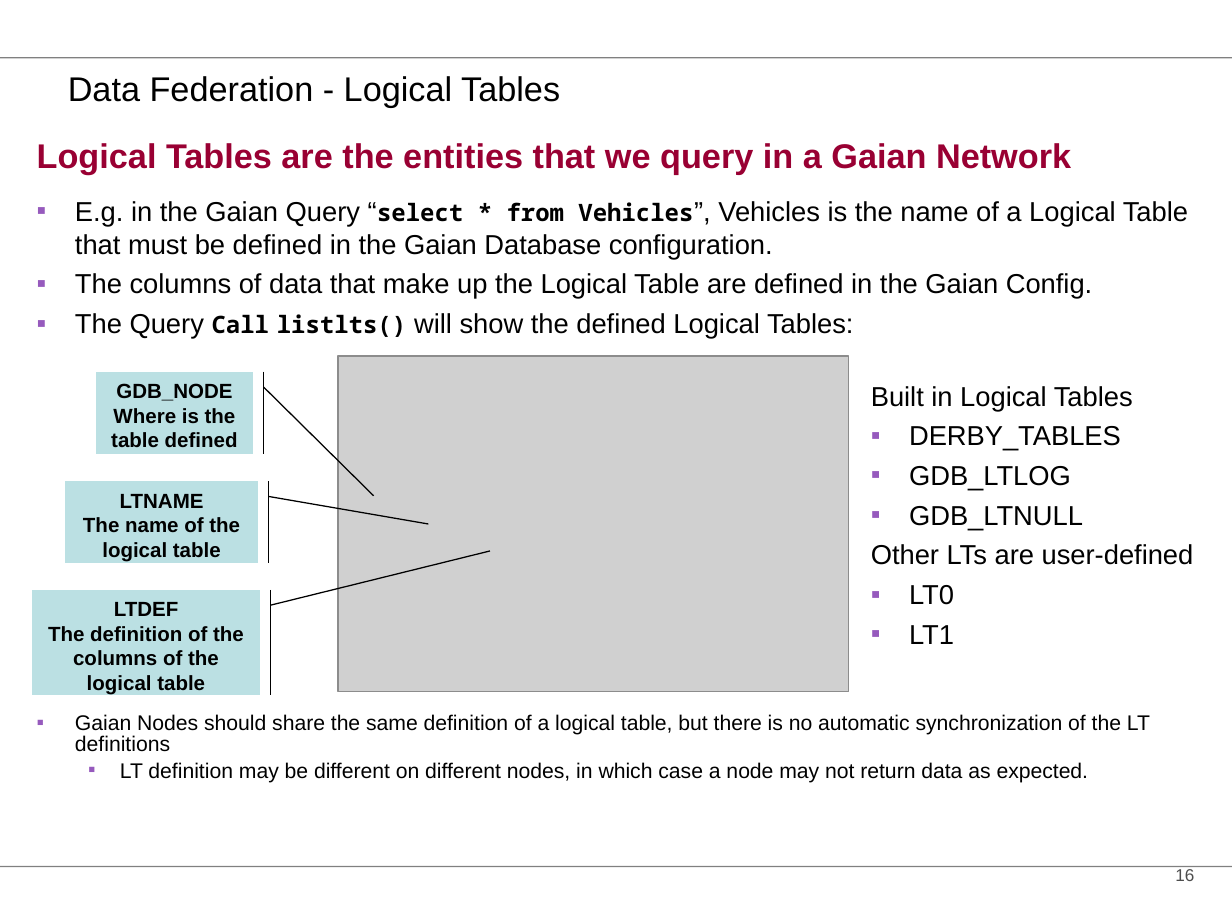
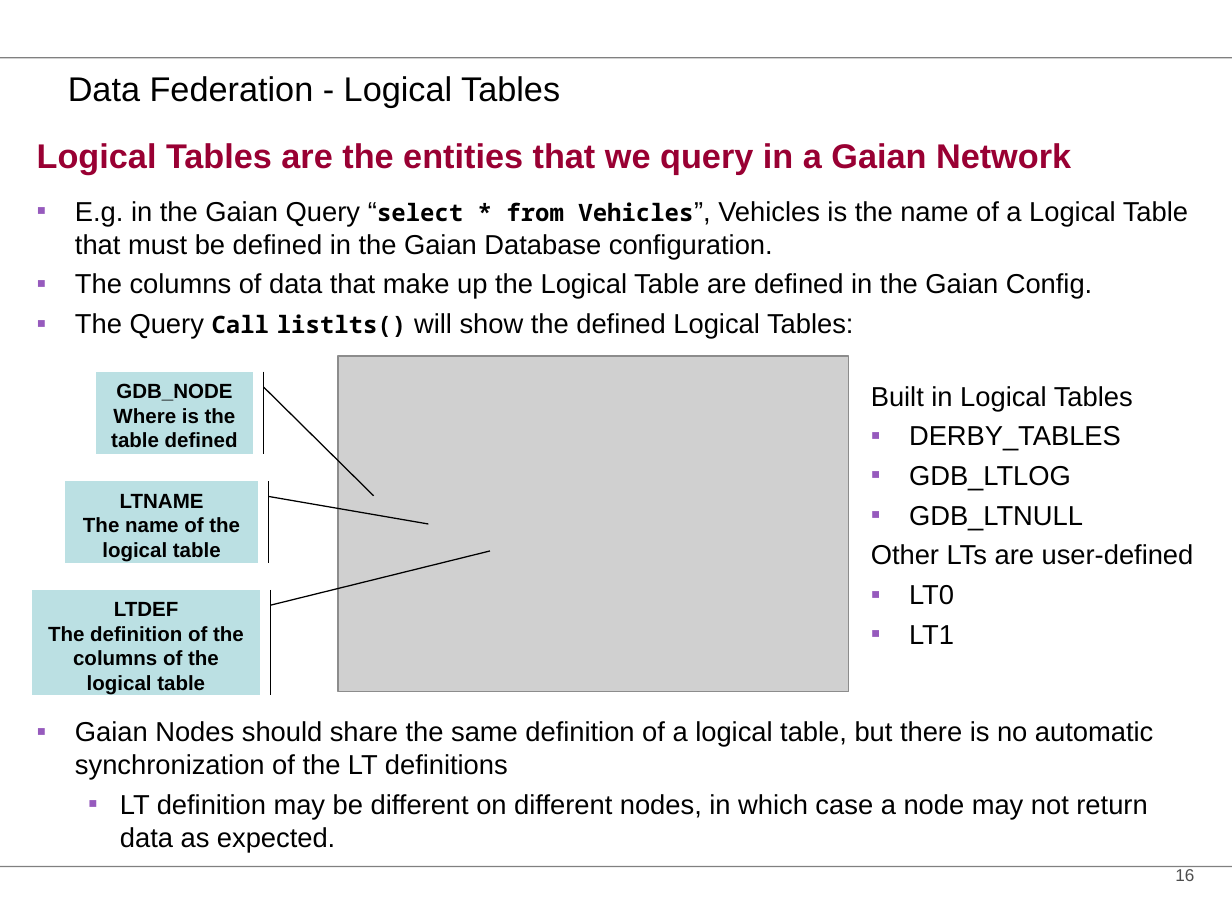
Before and after one commit to gaiandb/gaiandb, a slide deck: slide 16 of doc/Training/GaianDB Asset Training Day - Core Features 0.2.ppt. Drawn at 1232x924 pixels with LibreOffice and Linux fonts; fonts in the diff are those of the drawing; grey boxes stand for pictures; background and template pictures are left out. Boxes give left, top, right and bottom in pixels: in the first picture for what was removed or moved away, otherwise in the second. Text is boxed around its words. In the diff, an @@ line names an element or a change of style, - is before the commit and + after.

```diff
--- a/doc/Training/GaianDB Asset Training Day - Core Features 0.2.ppt
+++ b/doc/Training/GaianDB Asset Training Day - Core Features 0.2.ppt
@@ text "Gaian Nodes should share the ..." at (x1=75, y1=721, x2=1153, y2=852): size 12.4 to 16 pt; line spacing 0.8 to 1 @@
```
Also in this commit, not shown: 8 other slides changed, 3 other files.
